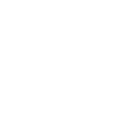
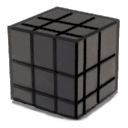
Comparing the layer stacks of the two (128, 128) images. Changes:
added layer "Слой #2" above "Слой" over [7, 6, 120, 99]
hid "Слой" over [8, 10, 119, 120]
showed "Слой #1", opacity 80% → 53%, painted on it over [10, 82, 118, 122]
showed "cube-main.jpg", painted on it over [8, 8, 120, 122]
